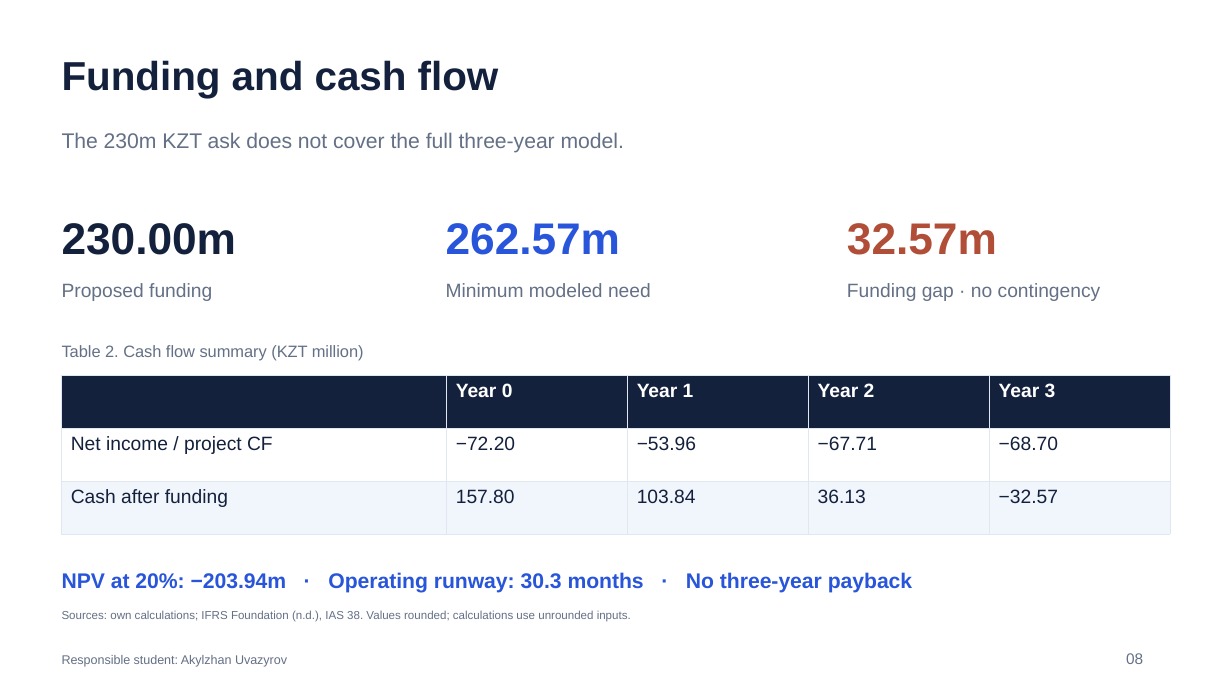
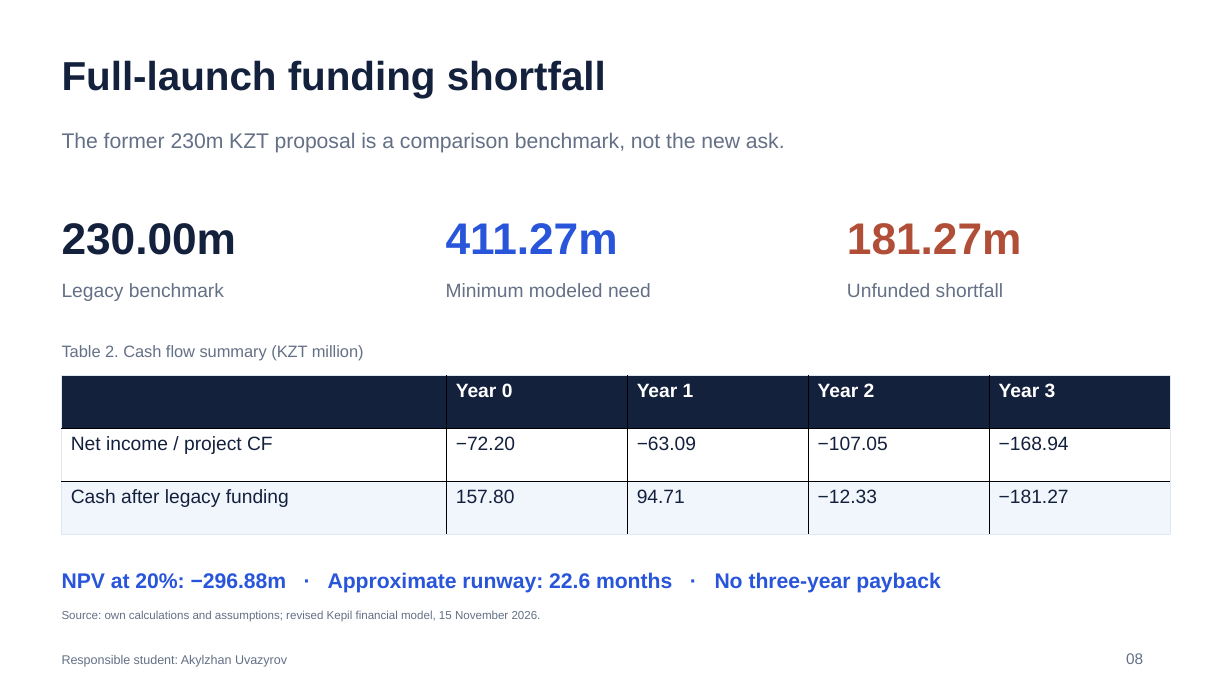
Before and after one commit to Arlan-prog/FinanceFinal, a slide deck: slide 8 of Final_Project_Presentation.pptx. Drawn at 1232x693 pixels with LibreOffice and Linux fonts; fonts in the diff are those of the drawing. Boxes give left, top, right and bottom in pixels: in the first picture for what was removed or moved away, otherwise in the second. Text is boxed around its words. In the diff, an @@ line names an element or a change of style, - is before the commit and + after.

Commit message:
Revise acquisition model, financial feasibility and final defense materials

```diff
--- a/Final_Project_Presentation.pptx
+++ b/Final_Project_Presentation.pptx
@@ text at bbox=[62, 60, 606, 98]: text changed @@
-Funding and cash flow
+Full-launch funding shortfall
@@ text at bbox=[62, 132, 785, 153]: text changed @@
-The 230m KZT ask does not cover the full three-year model.
+The former 230m KZT proposal is a comparison benchmark, not the new ask.
@@ text at bbox=[446, 223, 618, 254]: text changed @@
-262.57m
+411.27m
@@ text at bbox=[847, 223, 1021, 255]: text changed @@
-32.57m
+181.27m
@@ text at bbox=[62, 283, 224, 301]: text changed @@
-Proposed funding
+Legacy benchmark
@@ text at bbox=[847, 283, 1003, 297]: text changed @@
-Funding gap · no contingency
+Unfunded shortfall
@@ table at bbox=[62, 375, 1172, 534] @@
-row 2: Net income / project CF | −72.20 | −53.96 | −67.71 | −68.70
+row 2: Net income / project CF | −72.20 | −63.09 | −107.05 | −168.94
-row 3: Cash after funding | 157.80 | 103.84 | 36.13 | −32.57
+row 3: Cash after legacy funding | 157.80 | 94.71 | −12.33 | −181.27
@@ borders changed @@
@@ text at bbox=[62, 572, 940, 593]: text changed @@
-NPV at 20%: −203.94m · Operating runway: 30.3 months · No three-year payback
+NPV at 20%: −296.88m · Approximate runway: 22.6 months · No three-year payback
@@ text at bbox=[62, 610, 541, 622]: text changed @@
-Sources: own calculations; IFRS Foundation (n.d.), IAS 38. Values rounded; calculations use unrounded inputs.
+Source: own calculations and assumptions; revised Kepil financial model, 15 November 2026.
```
Also in this commit, not shown: 8 other slides changed, 7 slides added, 4 slides removed, 17 other files.
